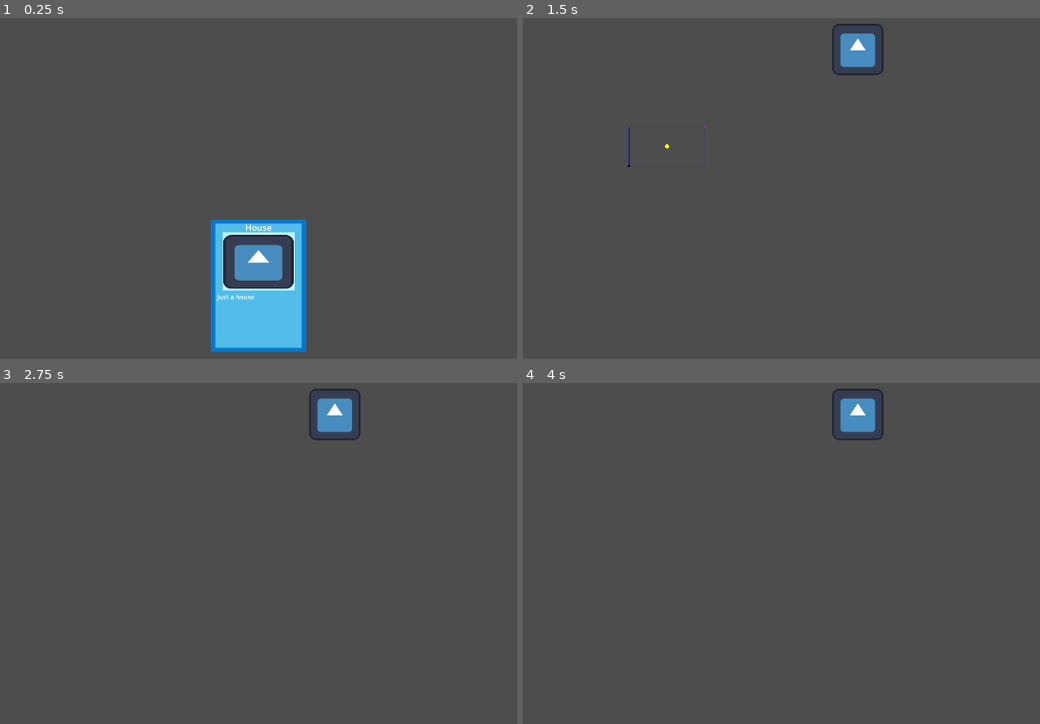
Above: before the commit, frames 1-4 (two rows, left to right).
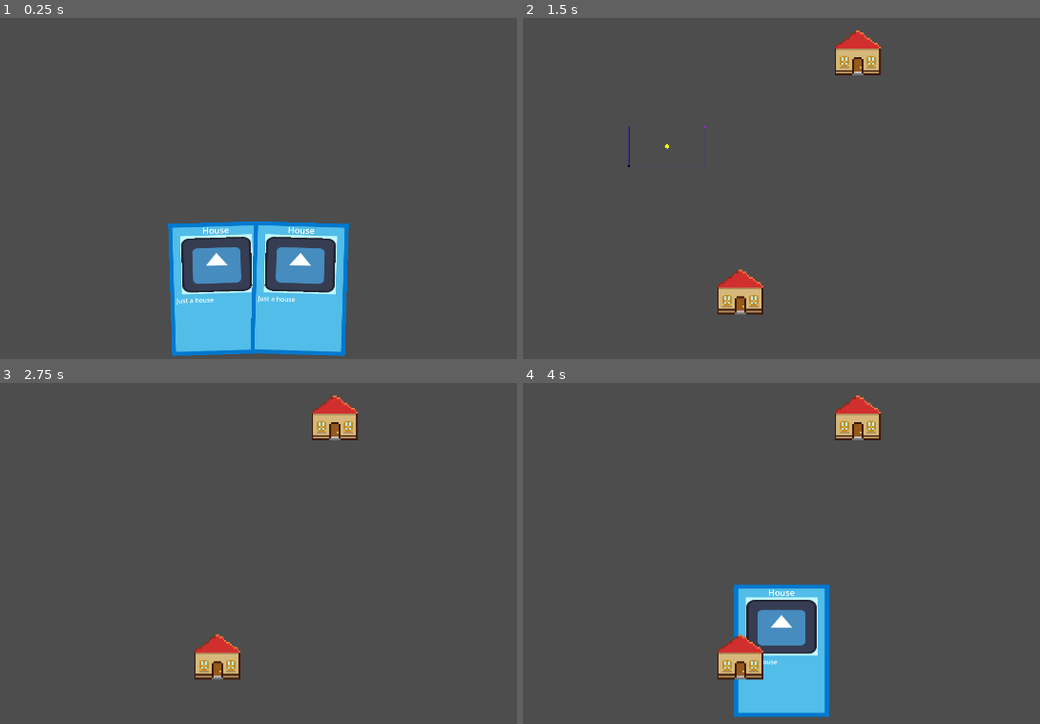
Above: after the commit, the same moments.

Repository: stranker/cardgame
Game: Godot game, scene res://Scenes/test_scene.tscn
Two runs of this game, one before a commit and one after it. Both use one fixed random seed, a clock stepped at 60 frames per second and the inputs below. The engine's default icon, where the game draws it, is replaced by a stand-in: a white triangle on a blue panel in a dark square.
Inputs (mouse positions are in pixels of both pictures, inside the frame that each line leads up to):
- Up to frame 1 (0.25 s): no input
- Up to frame 2 (1.5 s): tap Enter at 0.5 s; drag from (781, 287) to (859, 48) at 0.52 s; tap Space at 1.25 s; drag from (626, 164) to (859, 48) at 1.27 s
- Up to frame 3 (2.75 s): move the mouse to (336, 413) at 2.02 s; click (336, 413) at 2.1 s
- Up to frame 4 (4 s): tap Enter at 2.75 s; drag from (745, 594) to (859, 413) at 2.77 s; move the mouse to (1008, 573) at 3.52 s; click (1008, 573) at 3.6 s

The runs differ from the first frame. In frame 1, 9.3% of the frame differs, in the area x 32-68%, y 59-100%; in frame 2, 2.2%; in frame 3, 2.2%; in frame 4, 7.9%.

Commit message:
Add VisualComponent and House sprite

Diff:
--- a/CardGame/Managers/construct_manager.gd
+++ b/CardGame/Managers/construct_manager.gd
@@ -30,6 +30,7 @@
 		set_process(false)
 		construct_phase = ConstructPhase.IDLE
 		construct_success.emit(card)
+		current_card_object.get_node("ConstructComponent").construct()
 	else:
 		current_card_object.queue_free()
 		current_card_object = null
--- a/CardGame/Objects/Buildings/building.tscn
+++ b/CardGame/Objects/Buildings/building.tscn
@@ -1,9 +1,10 @@
-[gd_scene load_steps=9 format=3 uid="uid://cwp7jntte1nfm"]
+[gd_scene load_steps=10 format=3 uid="uid://cwp7jntte1nfm"]
 
 [ext_resource type="Script" path="res://Objects/Buildings/building.gd" id="1_v2wy1"]
-[ext_resource type="Texture2D" uid="uid://qq0doja0d4hy" path="res://icon.svg" id="1_yqekq"]
 [ext_resource type="Script" path="res://Objects/Components/selectable_component.gd" id="2_3rwa3"]
+[ext_resource type="PackedScene" uid="uid://b0713h3mysyhv" path="res://Objects/Components/visual_component.tscn" id="4_2e6cy"]
 [ext_resource type="PackedScene" uid="uid://bnhp8xorl5mht" path="res://Objects/Components/construct_component.tscn" id="4_iq34l"]
+[ext_resource type="Texture2D" uid="uid://bn42djc3lmgaf" path="res://Objects/Buildings/House.png" id="5_x2rgf"]
 
 [sub_resource type="RectangleShape2D" id="RectangleShape2D_nmhxt"]
 size = Vector2(128, 104)
@@ -35,11 +36,6 @@
 position = Vector2(0, 12)
 shape = SubResource("RectangleShape2D_nmhxt")
 
-[node name="Visual" type="Node2D" parent="."]
-
-[node name="Sprite2D" type="Sprite2D" parent="Visual"]
-texture = ExtResource("1_yqekq")
-
 [node name="SelectableComponent" type="Area2D" parent="."]
 collision_layer = 0
 collision_mask = 0
@@ -62,3 +58,12 @@
 
 [node name="CollisionShape2D" type="CollisionShape2D" parent="ConstructComponent"]
 shape = SubResource("RectangleShape2D_5llsy")
+
+[node name="VisualComponent" parent="." node_paths=PackedStringArray("construct_component") instance=ExtResource("4_2e6cy")]
+construct_component = NodePath("../ConstructComponent")
+
+[node name="Sprite2D" type="Sprite2D" parent="VisualComponent"]
+texture_filter = 1
+position = Vector2(0, 11)
+scale = Vector2(2.25, 2.25)
+texture = ExtResource("5_x2rgf")
--- a/CardGame/Objects/Components/construct_component.gd
+++ b/CardGame/Objects/Components/construct_component.gd
@@ -2,15 +2,29 @@
 
 extends Area2D
 
+enum ConstructState { AVAILABLE, UNAVAILABLE }
+var construct_state = ConstructState.AVAILABLE
 var objects_inside : Array = []
+
+signal construct_available()
+signal construct_unavailable()
 
 func is_position_available():
 	return objects_inside.is_empty()
 
 func _on_area_entered(area):
 	objects_inside.append(area.get_parent())
+	construct_state = ConstructState.UNAVAILABLE
+	construct_unavailable.emit()
 	pass
 
 func _on_area_exited(area):
 	objects_inside.erase(area.get_parent())
+	if objects_inside.is_empty():
+		construct_state = ConstructState.AVAILABLE
+		construct_available.emit()
 	pass # Replace with function body.
+
+func construct():
+	monitoring = false
+	pass
--- /dev/null
+++ b/CardGame/Objects/Components/visual_component.gd
@@ -0,0 +1,18 @@
+class_name VisualComponent
+
+extends Node2D
+
+@export var construct_component : ConstructComponent
+
+func _ready():
+	construct_component.construct_available.connect(_on_construct_available)
+	construct_component.construct_unavailable.connect(_on_construct_unavailable)
+	pass
+
+func _on_construct_available():
+	modulate = Color.WHITE
+	pass
+
+func _on_construct_unavailable():
+	modulate = Color.RED
+	pass
--- /dev/null
+++ b/CardGame/Objects/Components/visual_component.tscn
@@ -0,0 +1,6 @@
+[gd_scene load_steps=2 format=3 uid="uid://b0713h3mysyhv"]
+
+[ext_resource type="Script" path="res://Objects/Components/visual_component.gd" id="1_6o5ds"]
+
+[node name="VisualComponent" type="Node2D"]
+script = ExtResource("1_6o5ds")
--- a/CardGame/Objects/card_holder.gd
+++ b/CardGame/Objects/card_holder.gd
@@ -20,7 +20,7 @@
 	#_create_card(unit)
 	#_create_card(unit)
 	#_create_card(unit)
-	#_create_card(house)
+	_create_card(house)
 	_create_card(house)
 	pass
 
Binary file added: CardGame/Objects/Buildings/House.png
Not shown, added: CardGame/Objects/Buildings/House.png.import
